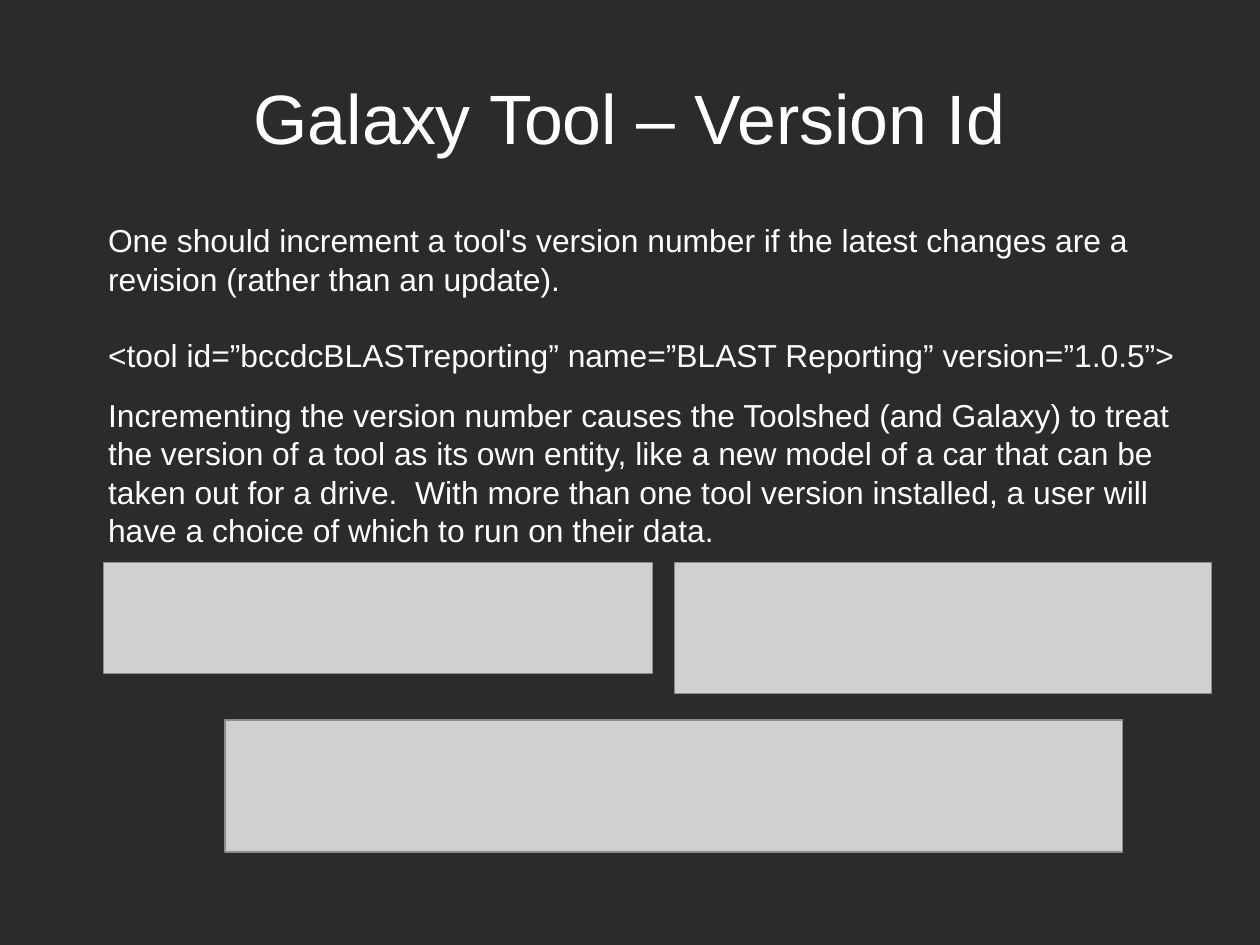
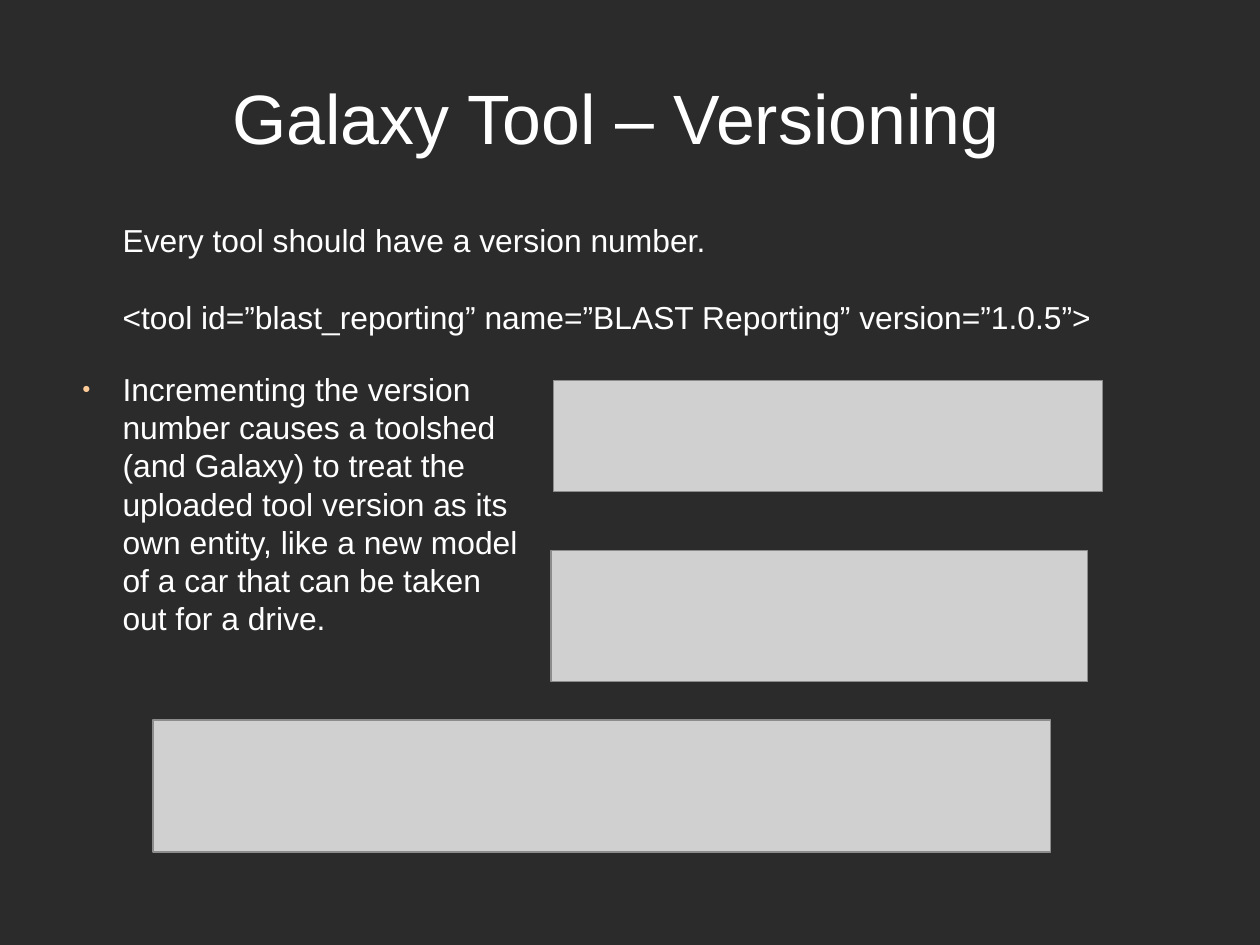
Before and after one commit to Public-Health-Bioinformatics/galaxy-tool-tutorials, a slide deck: slide 2 of Galaxy Tool Versioning.odp (slide 3 before the commit). Drawn at 1260x945 pixels with LibreOffice and Linux fonts; fonts in the diff are those of the drawing; grey boxes stand for pictures; background and template pictures are left out; a plain dark background stands for a picture behind light text. Boxes give left, top, right and bottom in pixels: in the first picture for what was removed or moved away, otherwise in the second. Text is boxed around its words. In the diff, an @@ line names an element or a change of style, - is before the commit and + after.

```diff
--- a/Galaxy Tool Versioning.odp
+++ b/Galaxy Tool Versioning.odp
@@ title at (x1=232, y1=93, x2=999, y2=157): text changed @@
-Galaxy Tool – Version Id
+Galaxy Tool – Versioning
@@ text removed at (x1=108, y1=229, x2=1174, y2=543) @@
-One should increment a tool's version number if the latest changes are a revision (rather than an update).
-<tool id=”bccdcBLASTreporting” name=”BLAST Reporting” version=”1.0.5”>
-Incrementing the version number causes the Toolshed (and Galaxy) to treat the version of a tool as its own entity, like a new model of a car that can be taken out for a drive. With more than one tool version installed, a user will have a choice of which to run on their data.
@@ text added at (x1=123, y1=229, x2=1090, y2=334), 20 pt, text #FFFFFF @@
+Every tool should have a version number.
+<tool id=”blast_reporting” name=”BLAST Reporting” version=”1.0.5”>
@@ text added at (x1=123, y1=378, x2=518, y2=631), 20 pt, text #FFFFFF @@
+● Incrementing the version number causes a toolshed (and Galaxy) to treat the uploaded tool version as its own entity, like a new model of a car that can be taken out for a drive.
@@ picture moved from (x1=104, y1=563, x2=653, y2=673) to (x1=553, y1=381, x2=1102, y2=492) @@
@@ picture moved from (x1=676, y1=563, x2=1213, y2=694) to (x1=551, y1=551, x2=1088, y2=683) @@
@@ picture moved from (x1=225, y1=720, x2=1123, y2=853) to (x1=153, y1=720, x2=1051, y2=853) @@
```
Also in this commit, not shown: 2 other slides changed, 1 slide added, 1 slide removed, 1 other file.
